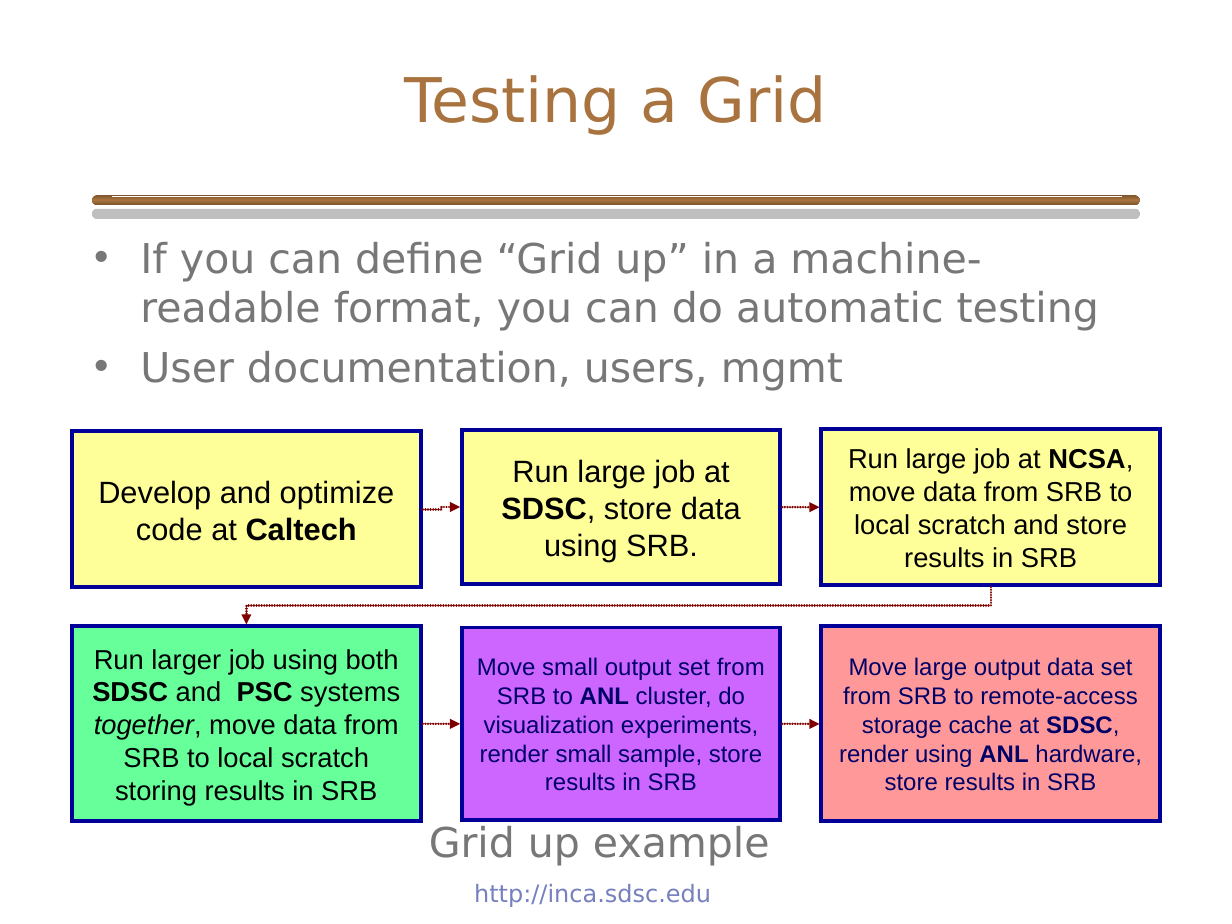
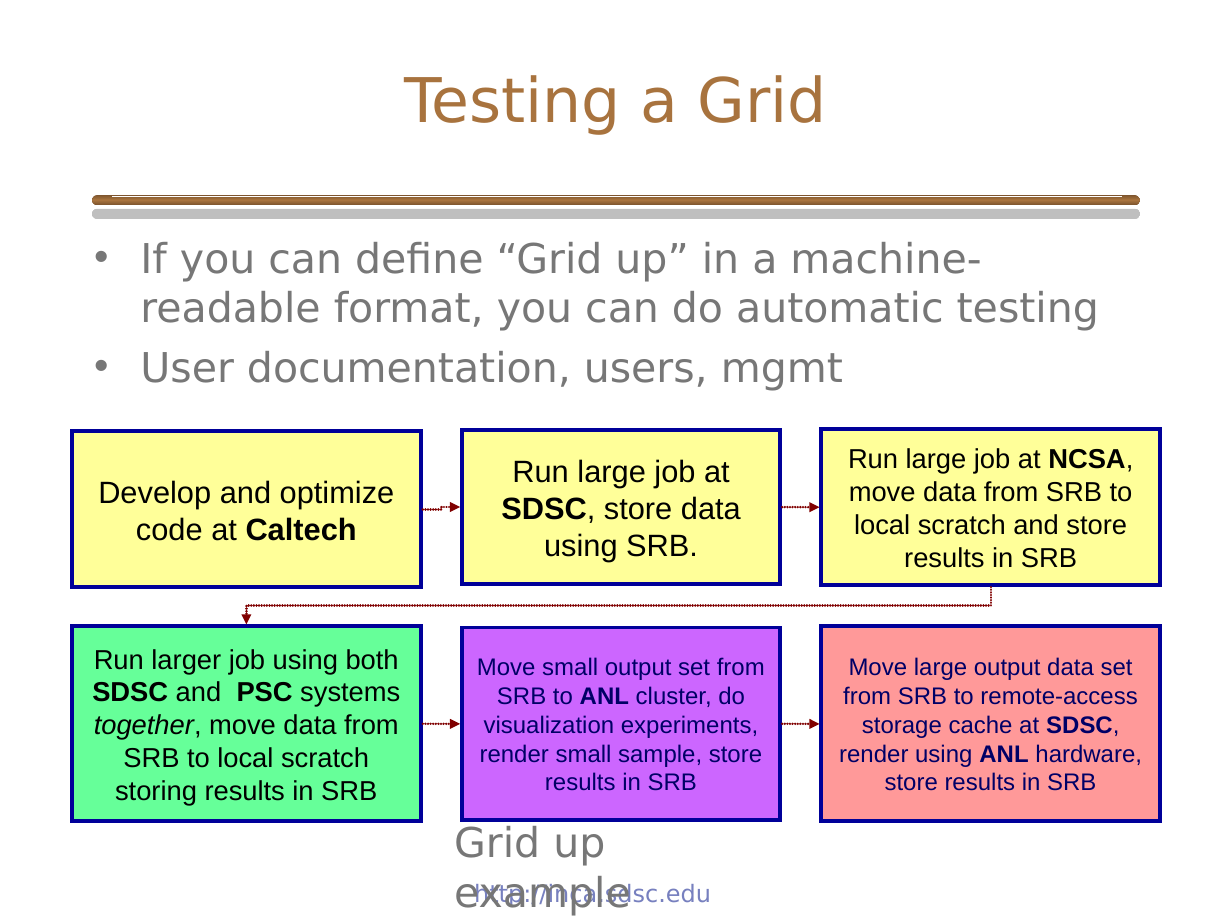
Before and after one commit to IncaProject/inca-xsede, a slide deck: slide 3 of talks/inca_sc05.ppt (slide 4 before the commit). Drawn at 1232x924 pixels with LibreOffice and Linux fonts; fonts in the diff are those of the drawing; background and template pictures are left out. Boxes give left, top, right and bottom in pixels: in the first picture for what was removed or moved away, otherwise in the second. Text is boxed around its words. In the diff, an @@ line names an element or a change of style, - is before the commit and + after.

```diff
--- a/talks/inca_sc05.ppt
+++ b/talks/inca_sc05.ppt
@@ text "Grid up example" rewrapped from (429, 826, 770, 866) to (454, 826, 631, 916) @@
```
Also in this commit, not shown: 9 other slides changed, 3 slides added, 2 slides removed.
